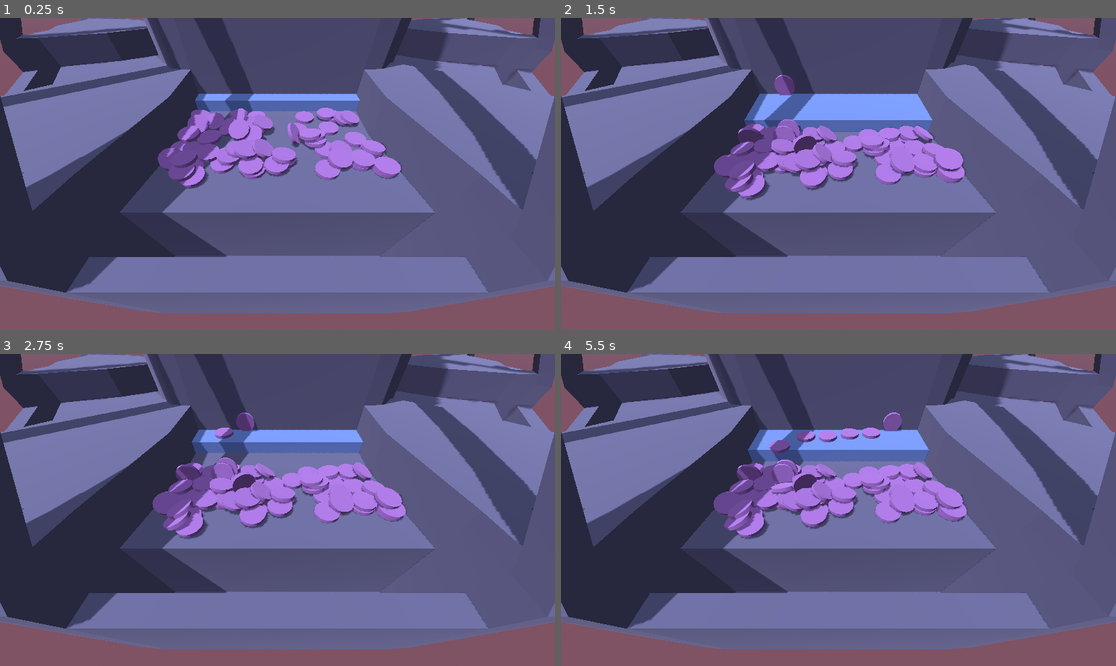
Above: before the commit, frames 1-4 (two rows, left to right).
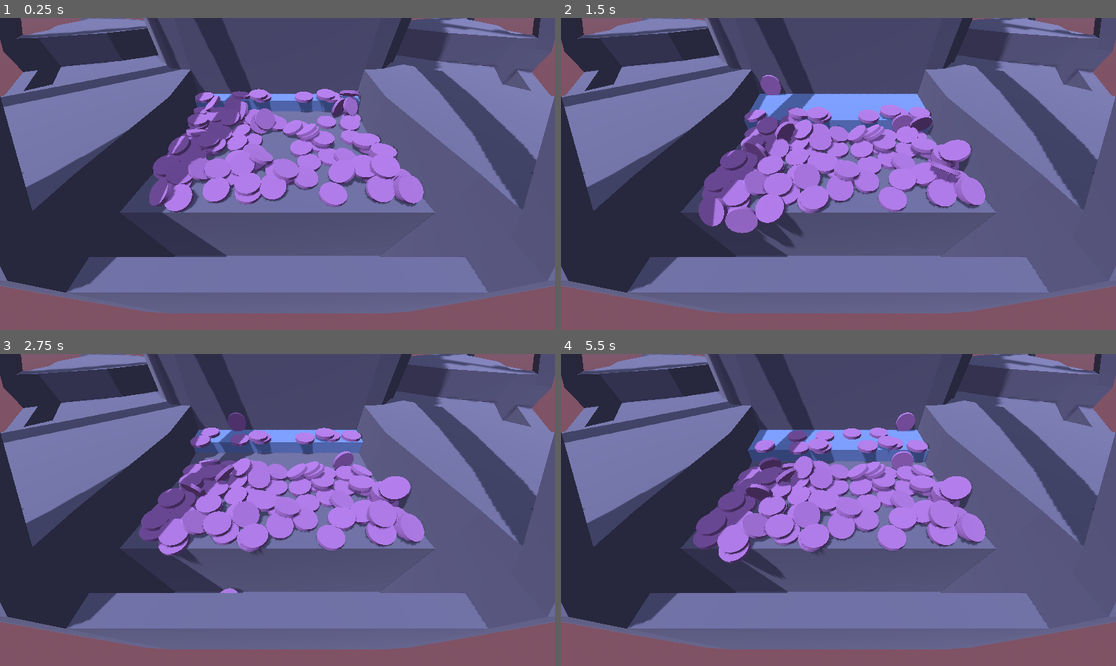
Above: after the commit, the same moments.

Repository: kennethbchen/Coin-Pusher-Game
Game: Godot game, scene res://Game.tscn
Two runs of this game, one before a commit and one after it. Both use one fixed random seed, a clock stepped at 60 frames per second and the inputs below.
Inputs (mouse positions are in pixels of both pictures, inside the frame that each line leads up to):
- Up to frame 1 (0.25 s): no input
- Up to frame 2 (1.5 s): move the mouse to (960, 158) at 0.52 s; press the mouse at (960, 158) at 0.53 s; move the mouse to (727, 189) at 1.27 s; release the mouse at (727, 189) at 1.28 s; tap 1 (game_drop_1) at 1.35 s
- Up to frame 3 (2.75 s): move the mouse to (333, 441) at 2.02 s; hold 2 (game_drop_2) from 2.03 s (still down)
- Up to frame 4 (5.5 s): move the mouse to (810, 572) at 2.77 s; release 2 (game_drop_2) at 2.78 s; tap 3 (game_drop_3) at 2.85 s; move the mouse to (1005, 556) at 3.52 s; hold 4 (game_drop_4) 3.53-4.28 s; move the mouse to (672, 463) at 4.27 s; tap 5 (game_drop_5) at 4.35 s; move the mouse to (866, 510) at 5.02 s; hold 6 (game_drop_6) from 5.03 s (still down)

The runs differ from the first frame. In frame 1, 9.1% of the frame differs, in the area x 26-77%, y 22-63%; in frame 2, 11%, in the area x 24-77%, y 18-74%; in frame 3, 9.6%; in frame 4, 11%.

Commit message:
Moved drop points

Diff:
--- a/Game.tscn
+++ b/Game.tscn
@@ -15,10 +15,10 @@
 dof_blur_far_distance = 244.52
 dof_blur_amount = 0.02
 
+[sub_resource type="BoxShape3D" id="BoxShape3D_ss8l5"]
+size = Vector3(10.6535, 0.0553397, 6.58789)
+
 [sub_resource type="WorldBoundaryShape3D" id="WorldBoundaryShape3D_5vig4"]
-
-[sub_resource type="BoxShape3D" id="BoxShape3D_ss8l5"]
-size = Vector3(10.6535, 0.0553397, 4.07842)
 
 [sub_resource type="BoxMesh" id="BoxMesh_7ucsw"]
 size = Vector3(9.2, 1, 5)
@@ -56,27 +56,6 @@
 script = ExtResource("1_ppn4k")
 token_scene = ExtResource("1_flwpa")
 drop_points_parent = NodePath("DropPoints")
-
-[node name="DropPoints" type="Node3D" parent="."]
-transform = Transform3D(1, 0, 0, 0, 1, 0, 0, 0, 1, 0, 0.491553, -10.3934)
-
-[node name="1" type="Marker3D" parent="DropPoints"]
-transform = Transform3D(1, 0, 0, 0, 1, 0, 0, 0, 1, 2.98937, 1.82104, 0)
-
-[node name="2" type="Marker3D" parent="DropPoints"]
-transform = Transform3D(1, 0, 0, 0, 1, 0, 0, 0, 1, 1.78986, 1.821, 0)
-
-[node name="3" type="Marker3D" parent="DropPoints"]
-transform = Transform3D(1, 0, 0, 0, 1, 0, 0, 0, 1, 0.589857, 1.821, 0)
-
-[node name="4" type="Marker3D" parent="DropPoints"]
-transform = Transform3D(1, 0, 0, 0, 1, 0, 0, 0, 1, -0.610142, 1.821, 0)
-
-[node name="5" type="Marker3D" parent="DropPoints"]
-transform = Transform3D(1, 0, 0, 0, 1, 0, 0, 0, 1, -1.81014, 1.821, 0)
-
-[node name="6" type="Marker3D" parent="DropPoints"]
-transform = Transform3D(1, 0, 0, 0, 1, 0, 0, 0, 1, -3.01014, 1.821, 0)
 
 [node name="Env" type="Node" parent="."]
 
@@ -95,23 +74,44 @@
 directional_shadow_mode = 1
 directional_shadow_split_1 = 0.115
 
-[node name="BottomHitbox" type="Area3D" parent="."]
-transform = Transform3D(1, 0, 0, 0, 1, 0, 0, 0, 1, -0.0151072, -3.12827, -14.0512)
-
-[node name="CollisionShape3D" type="CollisionShape3D" parent="BottomHitbox"]
-shape = SubResource("WorldBoundaryShape3D_5vig4")
-
 [node name="SpawnArea" type="CollisionShape3D" parent="."]
-transform = Transform3D(1, 0, 0, 0, 1, 0, 0, 0, 1, 0, 1.11078, -13.4664)
+transform = Transform3D(1, 0, 0, 0, 1, 0, 0, 0, 1, 0, 1.11078, -13.4754)
 shape = SubResource("BoxShape3D_ss8l5")
 disabled = true
 script = ExtResource("3_ly35t")
 
+[node name="DropPoints" type="Node3D" parent="."]
+transform = Transform3D(1, 0, 0, 0, 1, 0, 0, 0, 1, 0, 0.491553, -10.3934)
+
+[node name="1" type="Marker3D" parent="DropPoints"]
+transform = Transform3D(1, 0, 0, 0, 1, 0, 0, 0, 1, 3.75656, 1.82104, 0)
+
+[node name="2" type="Marker3D" parent="DropPoints"]
+transform = Transform3D(1, 0, 0, 0, 1, 0, 0, 0, 1, 2.257, 1.821, 0)
+
+[node name="3" type="Marker3D" parent="DropPoints"]
+transform = Transform3D(1, 0, 0, 0, 1, 0, 0, 0, 1, 0.756998, 1.821, 0)
+
+[node name="4" type="Marker3D" parent="DropPoints"]
+transform = Transform3D(1, 0, 0, 0, 1, 0, 0, 0, 1, -0.743002, 1.821, 0)
+
+[node name="5" type="Marker3D" parent="DropPoints"]
+transform = Transform3D(1, 0, 0, 0, 1, 0, 0, 0, 1, -2.243, 1.821, 0)
+
+[node name="6" type="Marker3D" parent="DropPoints"]
+transform = Transform3D(1, 0, 0, 0, 1, 0, 0, 0, 1, -3.743, 1.821, 0)
+
+[node name="BottomHitbox" type="Area3D" parent="."]
+transform = Transform3D(1, 0, 0, 0, 1, 0, 0, 0, 1, -0.0151072, -3.12827, -14.0512)
+
+[node name="CollisionShape3D" type="CollisionShape3D" parent="BottomHitbox"]
+shape = SubResource("WorldBoundaryShape3D_5vig4")
+
 [node name="Table" type="Node3D" parent="."]
 
-[node name="CoinPusher" parent="Table" instance=ExtResource("7_bk6p4")]
-
-[node name="Machine" parent="Table/CoinPusher" index="0"]
+[node name="Model" parent="Table" instance=ExtResource("7_bk6p4")]
+
+[node name="Machine" parent="Table/Model" index="0"]
 material_override = ExtResource("6_iueic")
 
 [node name="Pusher" type="AnimatableBody3D" parent="Table"]
@@ -207,4 +207,4 @@
 
 [connection signal="body_entered" from="BottomHitbox" to="." method="_on_body_fell"]
 
-[editable path="Table/CoinPusher"]
+[editable path="Table/Model"]
--- a/Scripts/Game.gd
+++ b/Scripts/Game.gd
@@ -23,7 +23,7 @@
 	for child in drop_points_parent.get_children():
 		drop_points.append(child)
 
-	for i in range(0, 60):
+	for i in range(0, 100):
 		var token = _create_token()
 		token.position = spawn_area.get_random_point()
 
